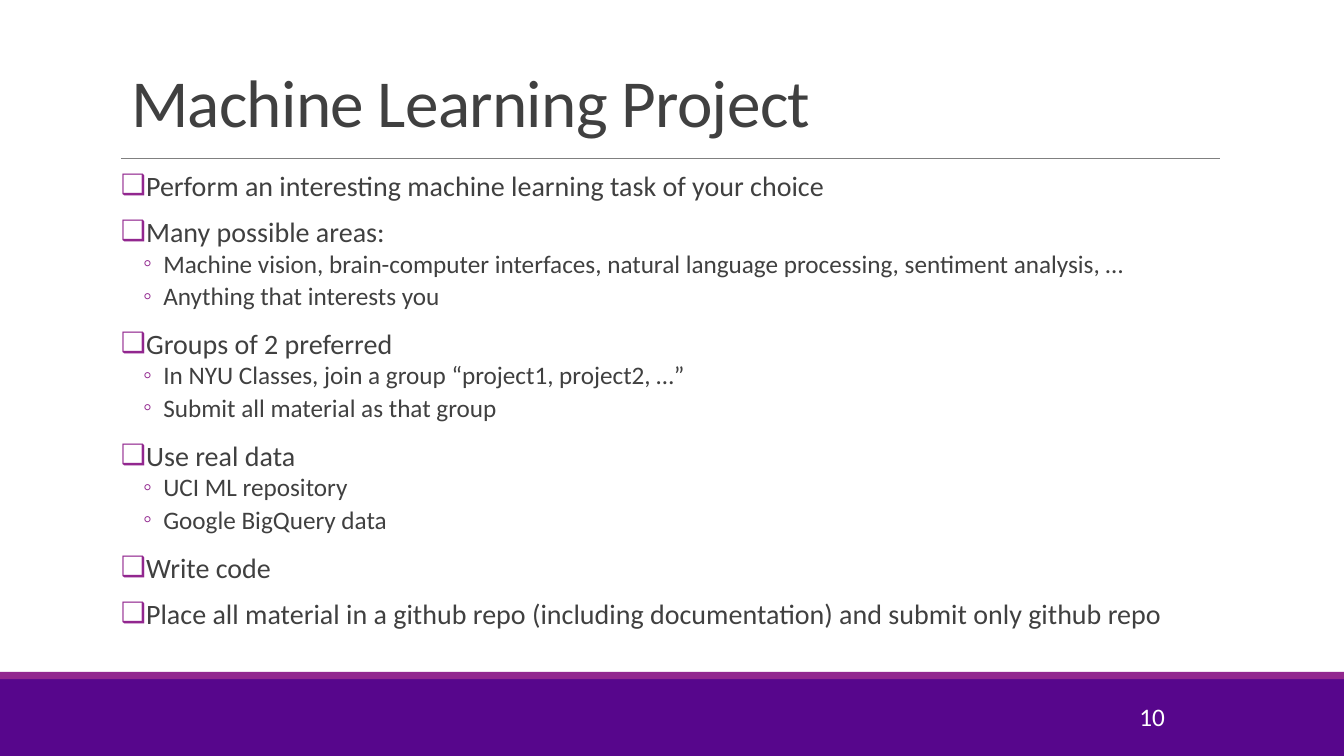
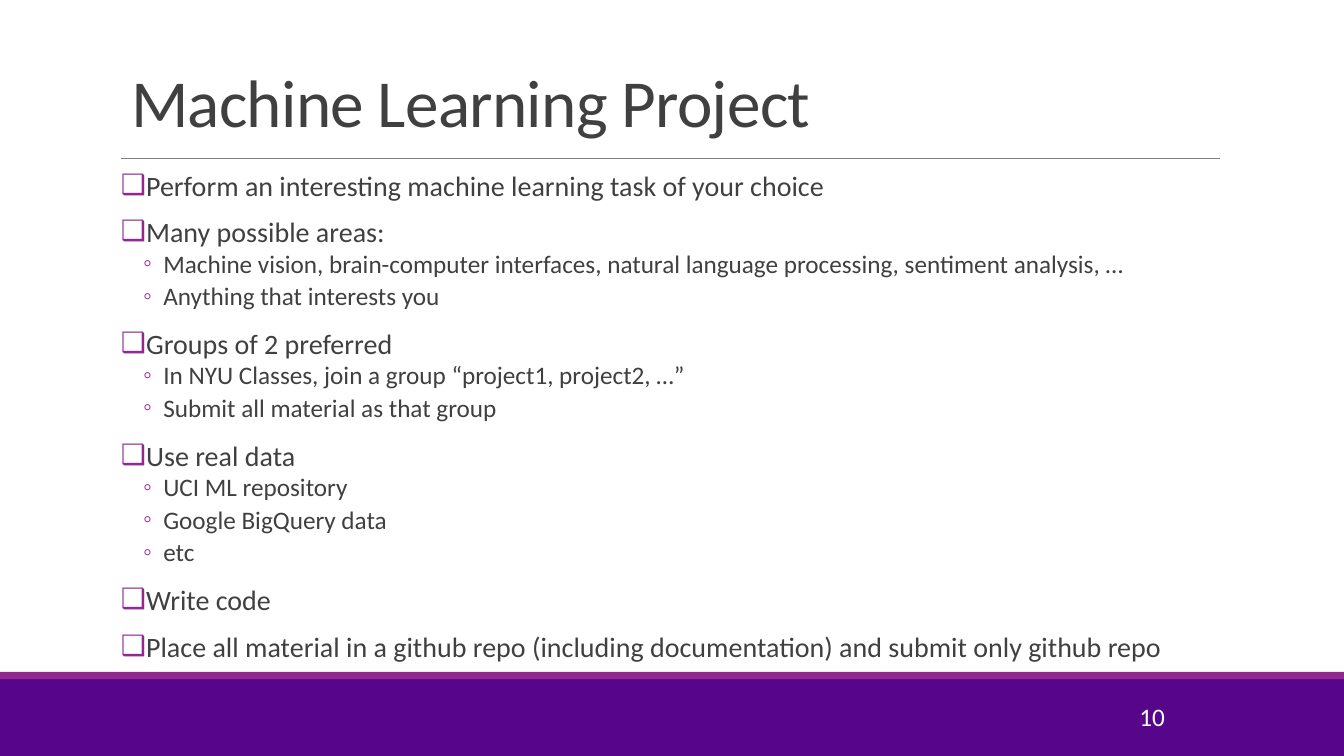
Before and after one commit to pliugithub/MachineLearning, a slide deck: slide 10 of lectures/CourseAdmin.pptx. Drawn at 1344x756 pixels with LibreOffice and Linux fonts; fonts in the diff are those of the drawing; background and template pictures are left out. Boxes give left, top, right and bottom in pixels: in the first picture for what was removed or moved away, otherwise in the second. Text is boxed around its words. In the diff, an @@ line names an element or a change of style, - is before the commit and + after.

```diff
--- a/lectures/CourseAdmin.pptx
+++ b/lectures/CourseAdmin.pptx
@@ text at (163,545,194,561): paragraph added @@
+  ◦ etc
```
Also in this commit, not shown: 2 other slides changed, 4 other files.
